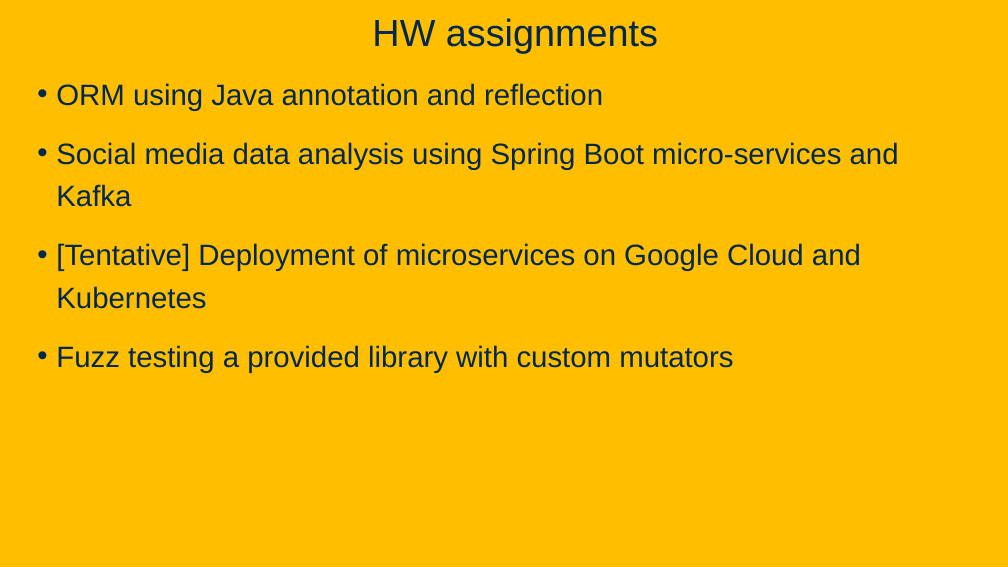
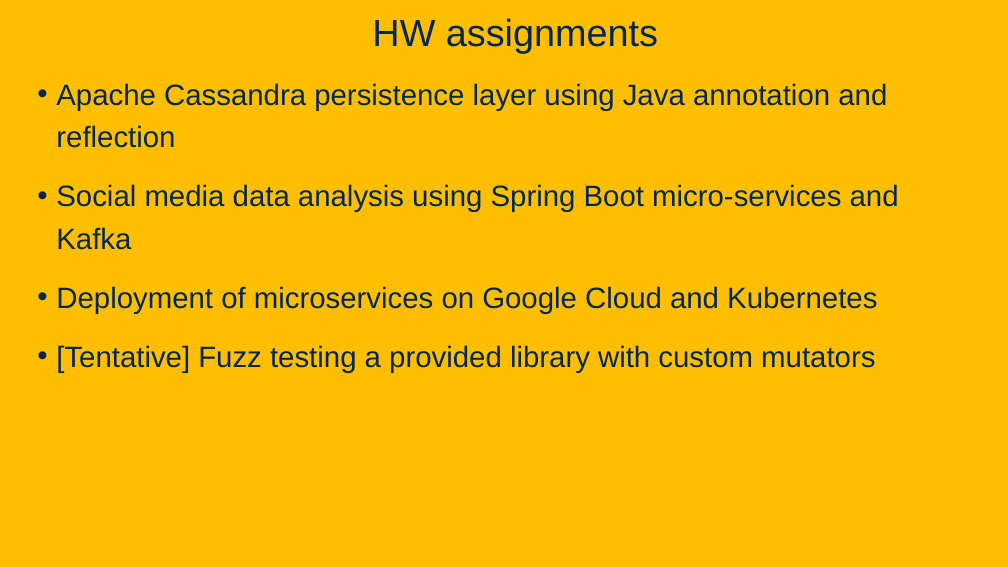
Before and after one commit to davsec-teaching/W26_ECS_160, a slide deck: slide 22 of slides/Intro.pptx (slide 14 before the commit). Drawn at 1008x567 pixels with LibreOffice and Linux fonts; fonts in the diff are those of the drawing; background and template pictures are left out. Boxes give left, top, right and bottom in pixels: in the first picture for what was removed or moved away, otherwise in the second. Text is boxed around its words. In the diff, an @@ line names an element or a change of style, - is before the commit and + after.

```diff
--- a/slides/Intro.pptx
+++ b/slides/Intro.pptx
@@ text at box(56, 83, 887, 148): text changed @@
-• ORM using Java annotation and reflection
+• Apache Cassandra persistence layer using Java annotation and reflection
@@ text at box(56, 286, 877, 373): text changed @@
-• [Tentative] Deployment of microservices on Google Cloud and Kubernetes
-• Fuzz testing a provided library with custom mutators
+• Deployment of microservices on Google Cloud and Kubernetes
+• [Tentative] Fuzz testing a provided library with custom mutators
```
Also in this commit, not shown: 10 other slides changed, 7 slides added, 10 other files.
